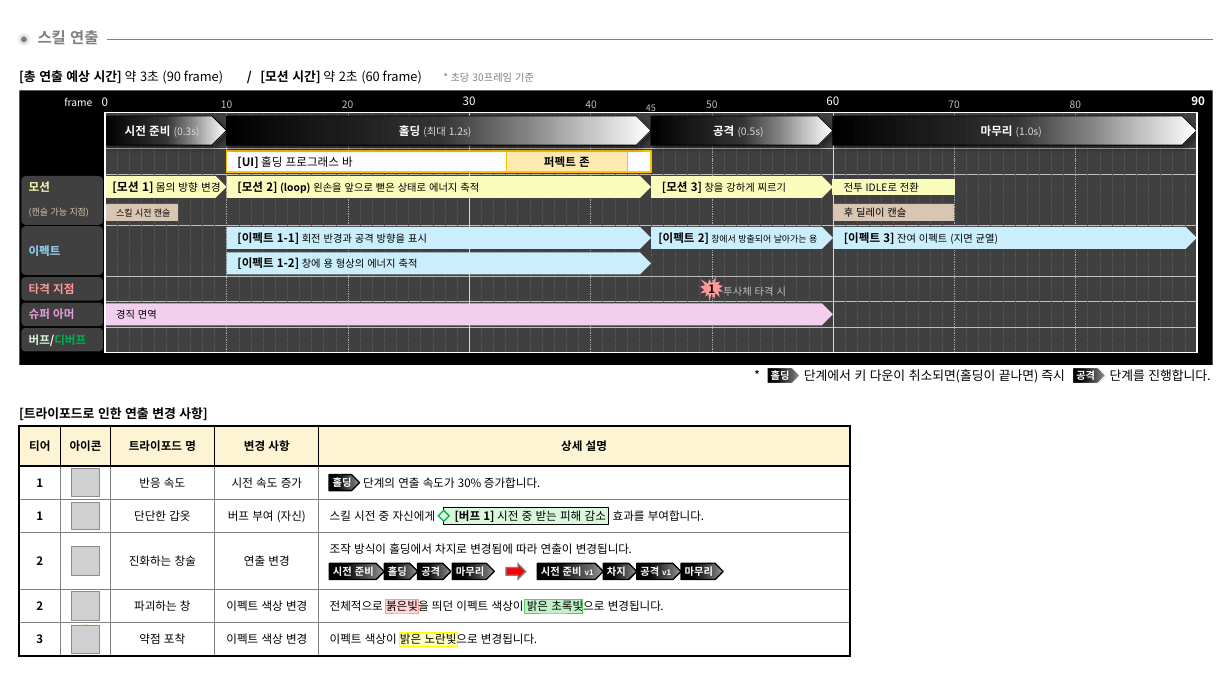
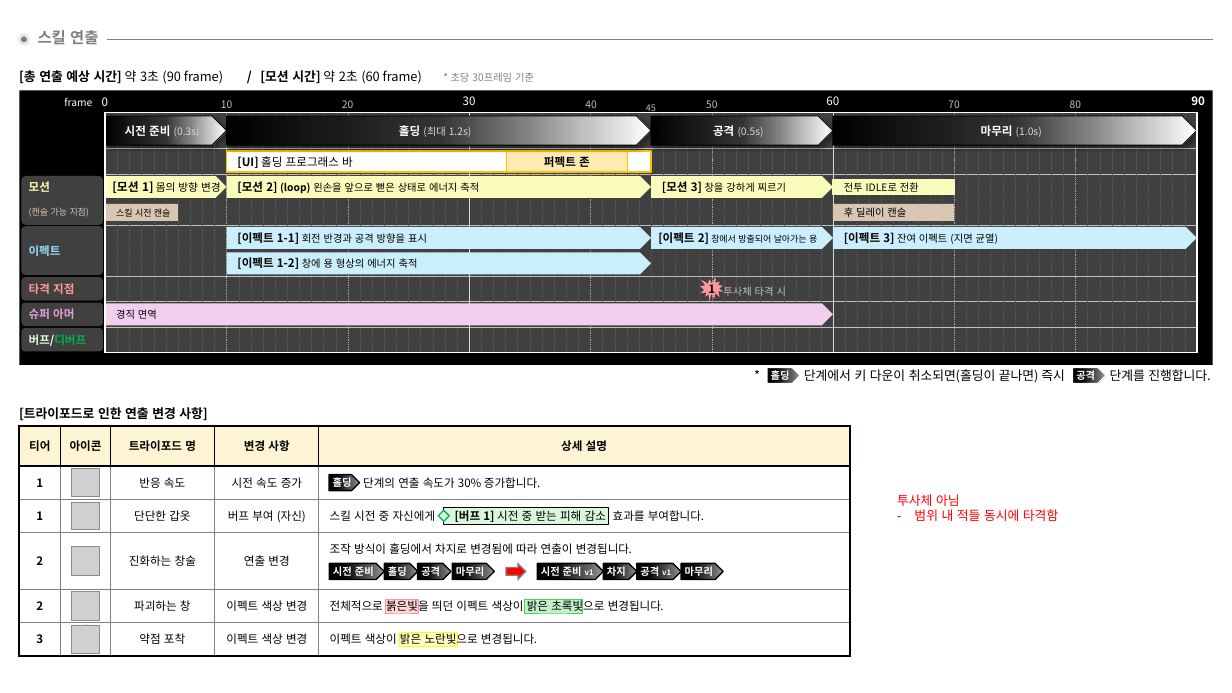
Before and after one commit to hjs0913/GameDesign, a slide deck: slide 4 of 로스트아크/창술사 역기획/스킬/[집중 스킬] 적룡포.pptx. Drawn at 1232x693 pixels with LibreOffice and Linux fonts; fonts in the diff are those of the drawing; grey boxes stand for pictures. Boxes give left, top, right and bottom in pixels: in the first picture for what was removed or moved away, otherwise in the second. Text is boxed around its words. In the diff, an @@ line names an element or a change of style, - is before the commit and + after.

Commit message:
스킬 4개 범위확인 & 공속100% 재녹화

```diff
--- a/로스트아크/창술사 역기획/스킬/[집중 스킬] 적룡포.pptx
+++ b/로스트아크/창술사 역기획/스킬/[집중 스킬] 적룡포.pptx
@@ text added at box(897, 494, 1058, 521), 10 pt, text #FF0000 @@
+투사체 아님
+– 범위 내 적들 동시에 타격함
```
Also in this commit, not shown: 2 other files.
